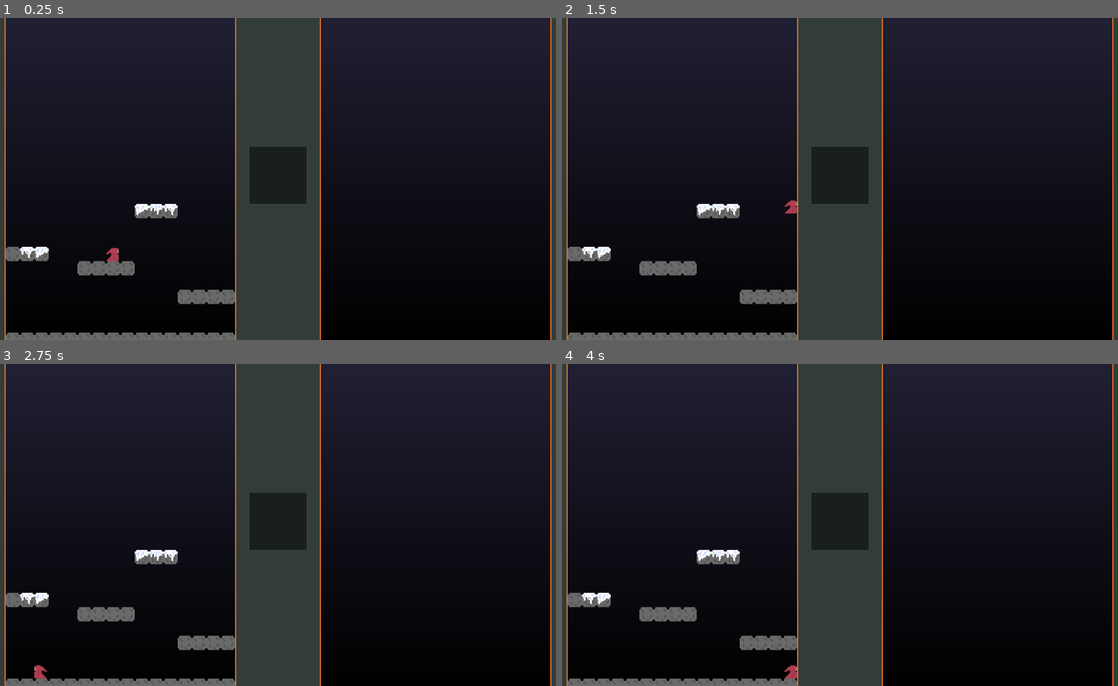
Above: before the commit, frames 1-4 (two rows, left to right).
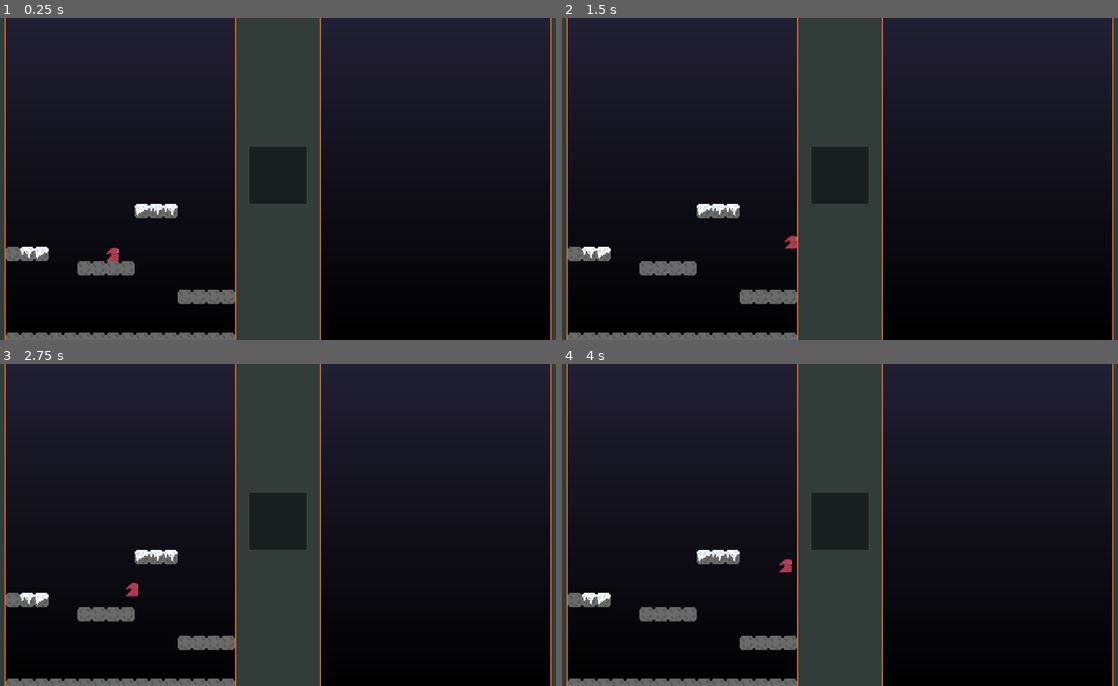
Above: after the commit, the same moments.

Repository: NaetharuCodes/TowerPlatformer
Game: Godot game, scene res://scenes/levels/sandbox.tscn
Same seed, same stepped clock (60 frames per second), same inputs: the game is played once before the commit and once after it.
Inputs:
- Up to frame 1 (0.25 s): no input
- Up to frame 2 (1.5 s): tap Enter at 0.5 s; hold D (move_right) from 0.53 s (still down); tap W (look_up) at 0.6 s; tap Space (jump) at 0.77, 0.8, 1.07, 1.35 s
- Up to frame 3 (2.75 s): tap Space (jump) at 1.52, 1.82, 2.3 s; tap W (look_up) at 1.55, 2.1 s; release D (move_right) at 2.03 s; hold A (move_left) from 2.03 s (still down)
- Up to frame 4 (4 s): release A (move_left) at 2.78 s; hold D (move_right) from 2.78 s (still down); tap W (look_up) at 2.85 s; tap Space (jump) at 3.02, 3.32, 3.6, 3.77 s

The runs differ from the first frame. In frame 2, 0.2% of the frame differs, in the area x 39-43%, y 56-72%; in frame 3, 0.2%, in the area x 6-25%, y 67-98%; in frame 4, 0.2%.

Commit message:
Add jump mechanics

Diff:
--- a/scenes/levels/sandbox.tscn
+++ b/scenes/levels/sandbox.tscn
@@ -29,51 +29,55 @@
 
 [node name="Sandbox" type="Node2D" unique_id=322420430]
 
-[node name="Background" type="TextureRect" parent="." unique_id=951725831]
-offset_right = 40.0
-offset_bottom = 40.0
+[node name="World" type="Node" parent="." unique_id=862244062]
+
+[node name="Background" type="TextureRect" parent="World" unique_id=951725831]
+offset_right = 640.0
+offset_bottom = 360.0
 texture = ExtResource("1_6ivci")
 
-[node name="CanvasLayer" type="CanvasLayer" parent="." unique_id=397614720]
+[node name="CanvasLayer" type="CanvasLayer" parent="World" unique_id=397614720]
 
-[node name="Control" type="Control" parent="CanvasLayer" unique_id=234851373]
+[node name="Control" type="Control" parent="World/CanvasLayer" unique_id=234851373]
 layout_mode = 3
 anchors_preset = 0
 offset_right = 40.0
 offset_bottom = 40.0
 
-[node name="UI-Frame" type="TextureRect" parent="CanvasLayer/Control" unique_id=321604833]
+[node name="UI-Frame" type="TextureRect" parent="World/CanvasLayer/Control" unique_id=321604833]
 layout_mode = 0
 offset_right = 640.0
 offset_bottom = 360.0
 texture = ExtResource("2_h320y")
 
-[node name="LeftSVPContainer" type="SubViewportContainer" parent="." unique_id=165843992]
-offset_right = 40.0
-offset_bottom = 40.0
+[node name="Viewports" type="Node" parent="." unique_id=99179476]
 
-[node name="SubViewportLeft" type="SubViewport" parent="LeftSVPContainer" unique_id=226570705]
+[node name="LeftSVPContainer" type="SubViewportContainer" parent="Viewports" unique_id=165843992]
+offset_right = 288.0
+offset_bottom = 360.0
+
+[node name="SubViewportLeft" type="SubViewport" parent="Viewports/LeftSVPContainer" unique_id=226570705]
 transparent_bg = true
 handle_input_locally = false
 size = Vector2i(288, 360)
 render_target_update_mode = 4
 
-[node name="Camera2D" type="Camera2D" parent="LeftSVPContainer/SubViewportLeft" unique_id=1219212091]
+[node name="Camera2D" type="Camera2D" parent="Viewports/LeftSVPContainer/SubViewportLeft" unique_id=1219212091]
 position = Vector2(144, 180)
 
-[node name="StaticWalls" type="StaticBody2D" parent="LeftSVPContainer/SubViewportLeft/Camera2D" unique_id=1604038606]
+[node name="StaticWalls" type="StaticBody2D" parent="Viewports/LeftSVPContainer/SubViewportLeft/Camera2D" unique_id=1604038606]
 
-[node name="LeftWall" type="CollisionShape2D" parent="LeftSVPContainer/SubViewportLeft/Camera2D/StaticWalls" unique_id=1369356032]
+[node name="LeftWall" type="CollisionShape2D" parent="Viewports/LeftSVPContainer/SubViewportLeft/Camera2D/StaticWalls" unique_id=1369356032]
 position = Vector2(-136, 0)
 shape = SubResource("RectangleShape2D_kuroa")
 
-[node name="RightWall" type="CollisionShape2D" parent="LeftSVPContainer/SubViewportLeft/Camera2D/StaticWalls" unique_id=460001964]
+[node name="RightWall" type="CollisionShape2D" parent="Viewports/LeftSVPContainer/SubViewportLeft/Camera2D/StaticWalls" unique_id=460001964]
 position = Vector2(136, 0)
 shape = SubResource("RectangleShape2D_hqo0w")
 
-[node name="TileMapLayer" type="TileMapLayer" parent="LeftSVPContainer/SubViewportLeft" unique_id=1686413324]
+[node name="TileMapLayer" type="TileMapLayer" parent="Viewports/LeftSVPContainer/SubViewportLeft" unique_id=1686413324]
 tile_map_data = PackedByteArray("AAABABYAAAAAAAAAAAACABYAAAAAAAAAAAADABYAAAAAAAAAAAAEABYAAAAAAAAAAAAFABYAAAAAAAAAAAAGAB …(400 unchanged characters)…
 tile_set = SubResource("TileSet_kuroa")
 
-[node name="Player" parent="LeftSVPContainer/SubViewportLeft" unique_id=1515628199 instance=ExtResource("4_a64th")]
+[node name="Player" parent="Viewports/LeftSVPContainer/SubViewportLeft" unique_id=1515628199 instance=ExtResource("4_a64th")]
 position = Vector2(135, 264)
--- a/scripts/player.gd
+++ b/scripts/player.gd
@@ -1,42 +1,45 @@
 extends CharacterBody2D
 
-enum ActionState {IDLE, WALK, DUCK, FLOAT, JUMP, LOOK_UP}
-var actionState: ActionState = ActionState.IDLE
+# Movements
+@export var max_speed: float = 200.0
+@export var acceleration: float = 1200.0
+@export var friction: float = 2000.0
 
-@onready var sprite = $AnimatedSprite2D
+# Air
+@export var air_acceleration: float = 400.0
+@export var air_friction: float = 200.0
+@export var gravity: float = 1000.0
+@export var max_fall_speed: float = 400.0
 
-const SPEED: float = 300.0
-const JUMP_VELOCITY: float = -400.0
+# Jump
+@export var jump_power: float = 400.0
 
 func _physics_process(delta: float) -> void:
 
+	if is_on_floor():
+		if Input.is_action_just_pressed("jump"):
+			velocity.y -= jump_power
+			print("I jump")
+
 	if not is_on_floor():
-		velocity += get_gravity() * delta
+		velocity.y += gravity * delta
+		velocity.y = min(velocity.y, max_fall_speed)
 
-	if Input.is_action_just_pressed("jump") and is_on_floor():
-		velocity.y = JUMP_VELOCITY
+	var direction = Input.get_axis("move_left", "move_right")
 
-	var direction := Input.get_axis("move_left", "move_right")
+	var accel
+	var decel
 
-	if direction != 0:
-		sprite.flip_h = direction < 0
+	if is_on_floor():
+		accel = acceleration
+		decel = friction
+	else:
+		accel = air_acceleration
+		decel = air_friction
 
-	if direction:
-		velocity.x = direction * SPEED
+	if direction == 0:
+		velocity.x = move_toward(velocity.x, max_speed * direction, decel * delta)
 	else:
-		velocity.x = move_toward(velocity.x, 0, SPEED)
+		velocity.x = move_toward(velocity.x, max_speed * direction, accel * delta)
 
 	move_and_slide()
-
-func _update_animation():
-	match(actionState):
-		ActionState.IDLE:
-			sprite.play("idle")
-		ActionState.WALK:
-			sprite.play("walk")
-		ActionState.DUCK:
-			sprite.play("duck")
-		ActionState.FLOAT:
-			sprite.play("float")
-		ActionState.LOOK_UP:
-			sprite.play("look_up")
